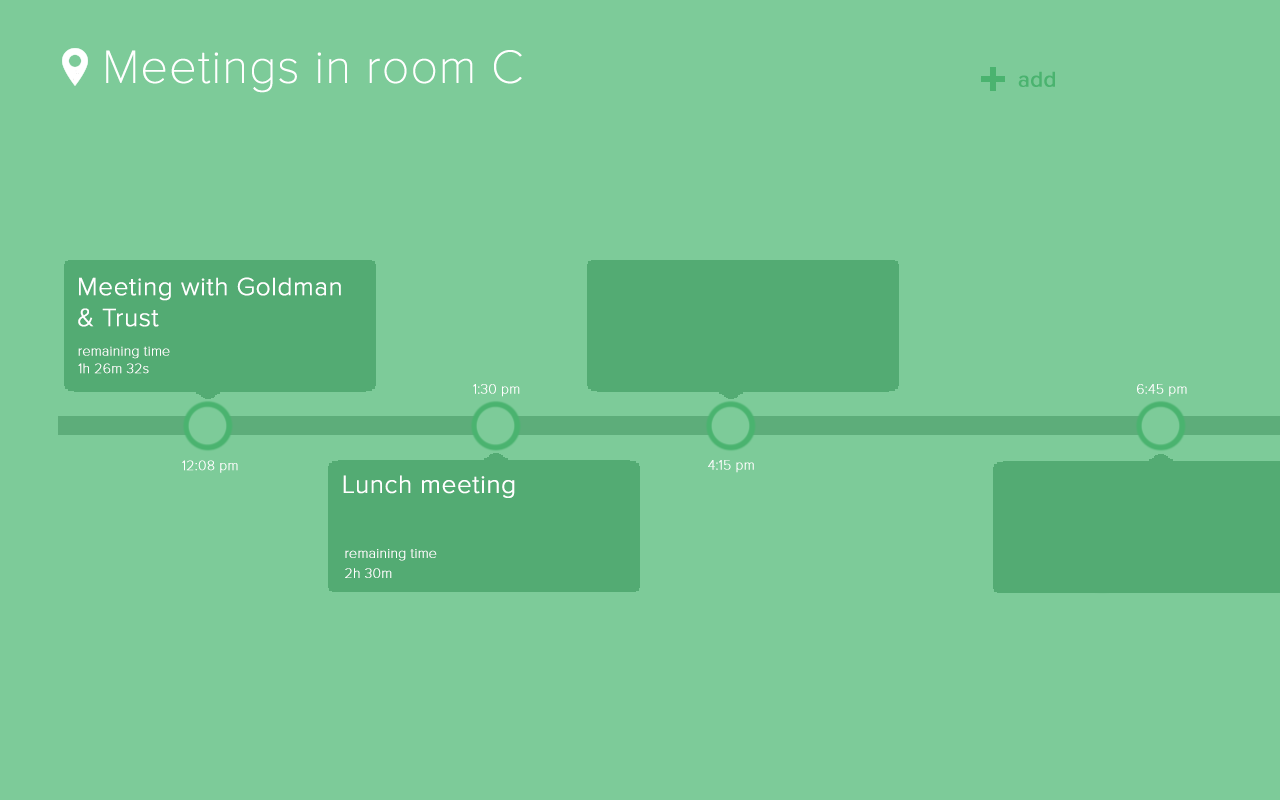
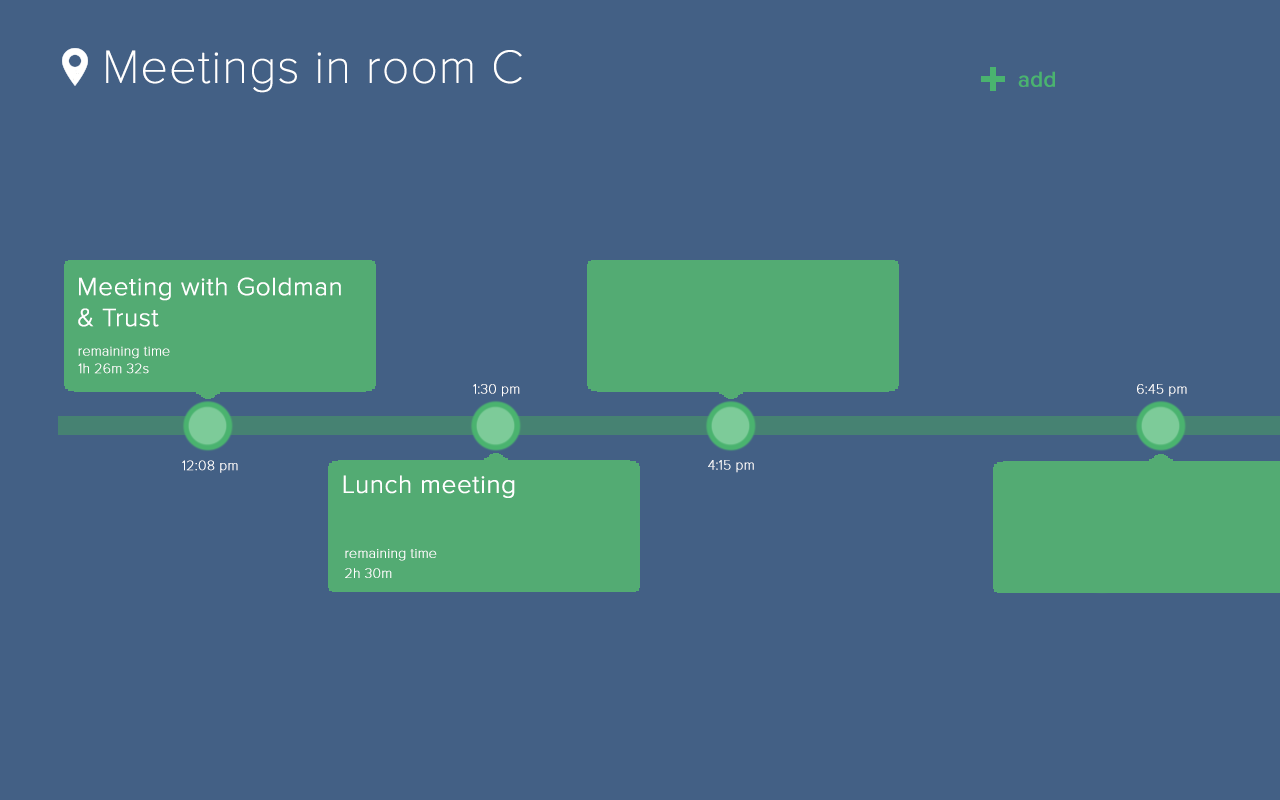
Layer changes from the first 1280x800 image to the second:
showed "C" (2nd of 2) over (0, 0, 1280, 800)
hid "B" (2nd of 2) over (0, 0, 1280, 800)
